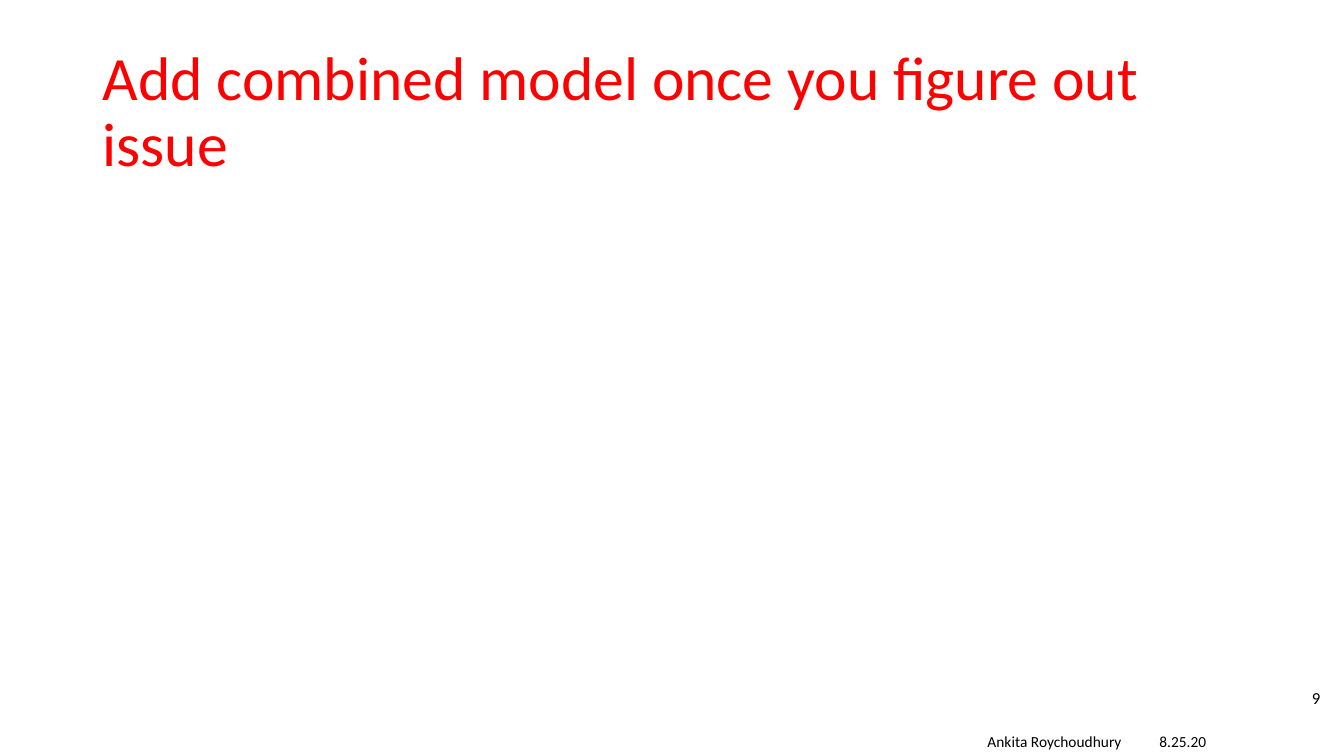
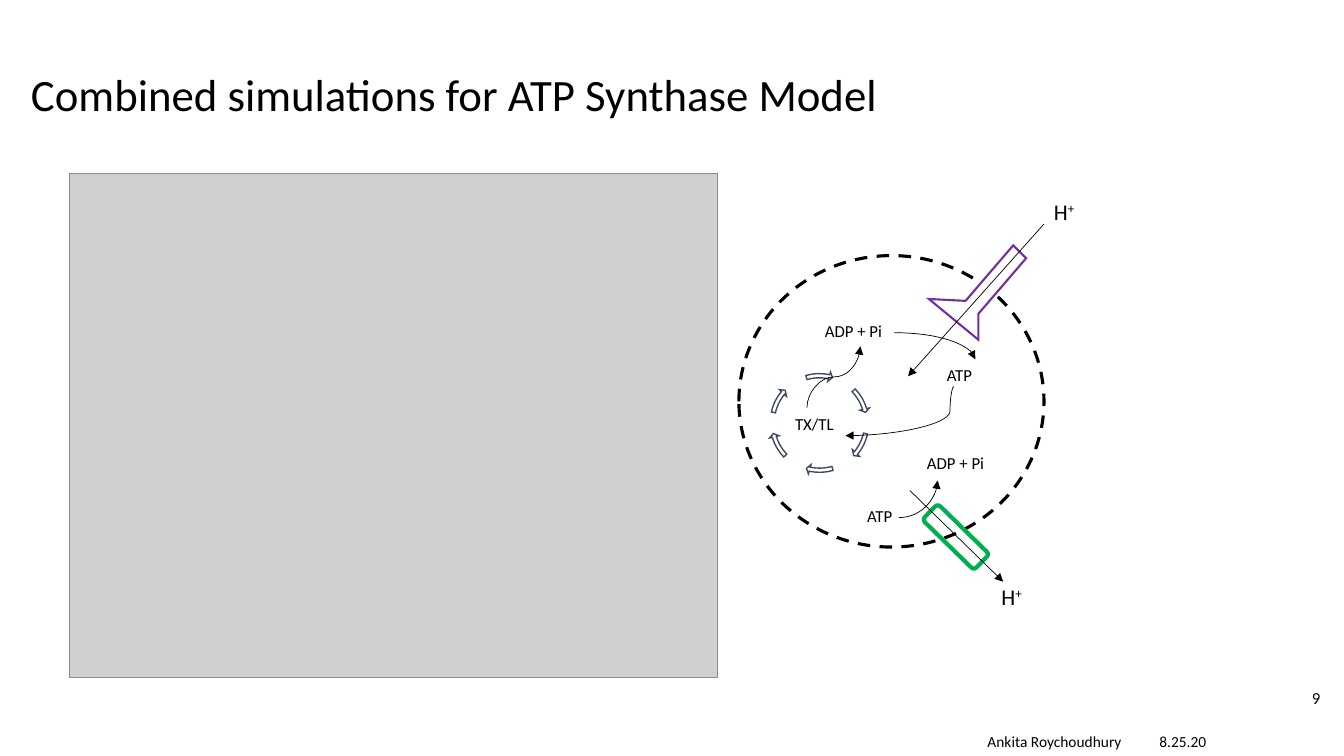
Before and after one commit to AnkitaRoychoudhury/ug_murray, a slide deck: slide 9 of miscellaneous/presentations/20200825_labmtg.pptx. Drawn at 1344x756 pixels with LibreOffice and Linux fonts; fonts in the diff are those of the drawing; grey boxes stand for pictures; background and template pictures are left out. Boxes give left, top, right and bottom in pixels: in the first picture for what was removed or moved away, otherwise in the second. Text is boxed around its words. In the diff, an @@ line names an element or a change of style, - is before the commit and + after.

Commit message:
atp synthase collabs, presentations, etc

```diff
--- a/miscellaneous/presentations/20200825_labmtg.pptx
+++ b/miscellaneous/presentations/20200825_labmtg.pptx
@@ title at [31,80,877,119]: text changed; size 44 to 32 pt; text colour #FF0000 to #000000 @@
-Add combined model once you figure out issue
+Combined simulations for ATP Synthase Model
@@ picture added at [70,174,718,679] @@
@@ group added at [739,205,1068,605]: 7 texts, 6 circular arrows, 4 curved arrows, 2 arrows, 1 ellipse, 1 freeform shape, 1 rounded rectangle @@
+ADP + Pi
+ATP
+H+
+H+
+TX/TL
+ADP + Pi
+ATP
```
Also in this commit, not shown: 2 other slides changed, 14 other files.
